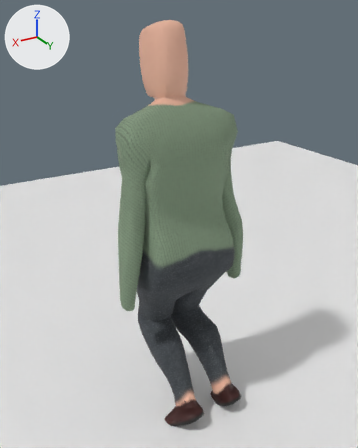
A saved change to the Blender file Blender files/character.blend.
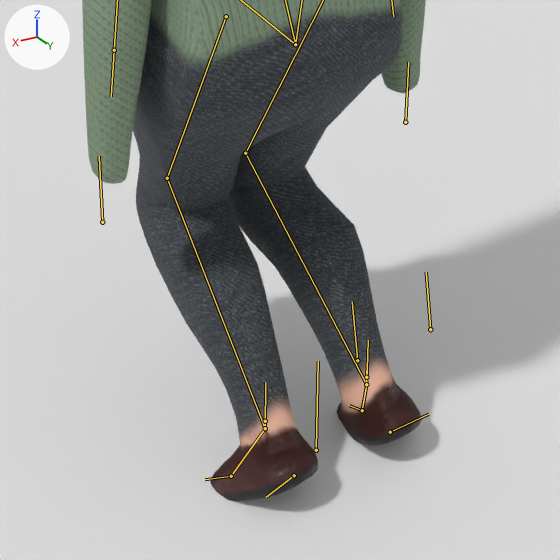
Each version appears first from a 50 mm camera at (1.079, 1.567, 1.802) aimed at (-0.093, -0.386, 0.826), and next in a close-up on the part from 25% to 81% of the width and 55% to 100% of the height. Every picture has the same lights, and +X, +Y and +Z are marked at upper left. Both versions are drawn at frame 18 of the action 'jump land'; the numbers are the values there. The bones that bend it are drawn over the model as lines in the close-ups.

The first close-up shows 'Plane', 'torso'.
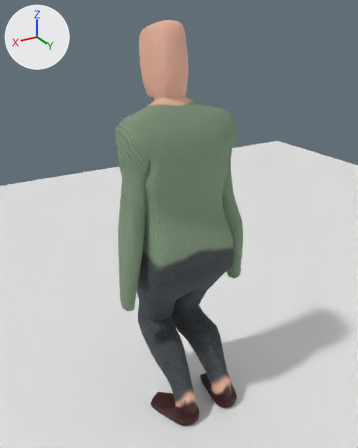
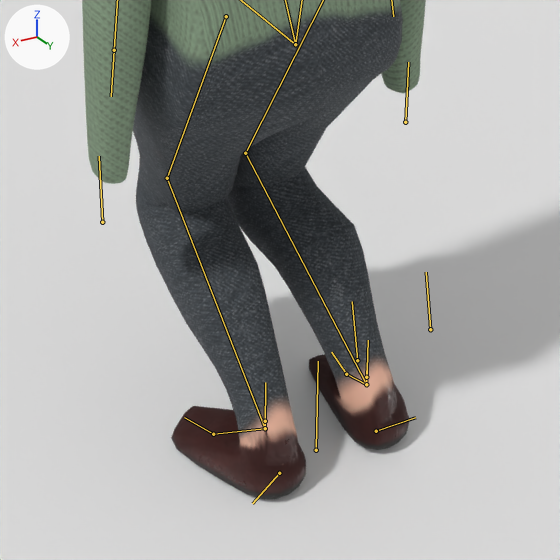
Location of each change, [x1, y1, x2, y2] in pixels of the close-ups (560 x 560 px):
```json
{"object": "torso", "change": "posed", "before": [82, 0, 426, 502], "after": [82, 0, 426, 499]}
{"bone": "foot.L", "before": "(265, 428) to (231, 476)", "after": "(265, 428) to (213, 434)"}
{"bone": "foot.R", "before": "(366, 384) to (362, 410)", "after": "(366, 384) to (346, 374)"}
```

The change, as JSON lines over the scene's bpy script:
```json
{"block": "bone_foot_l", "where": "bone_foot_l = bpy.data.objects['metarig'].pose.bones['foot.L']  # child of 'shin.L'"}
{"op": "set", "path": "bone_foot_l.rotation_quaternion", "old": "(0.981, -0.071, -0.167, -0.074)", "new": "(0.896, -0.37, -0.243, -0.029)", "note": "degrees (-7, -20, -7) -> degrees (-47, -27, 8)"}
{"block": "bone_foot_r", "where": "bone_foot_r = bpy.data.objects['metarig'].pose.bones['foot.R']  # child of 'shin.R'"}
{"op": "set", "path": "bone_foot_r.rotation_quaternion", "old": "(0.991, -0.105, 0.056, 0.055)", "new": "(0.916, -0.364, 0.115, 0.124)", "note": "degrees (-12, 7, 6) -> degrees (-42, 18, 9)"}
```
